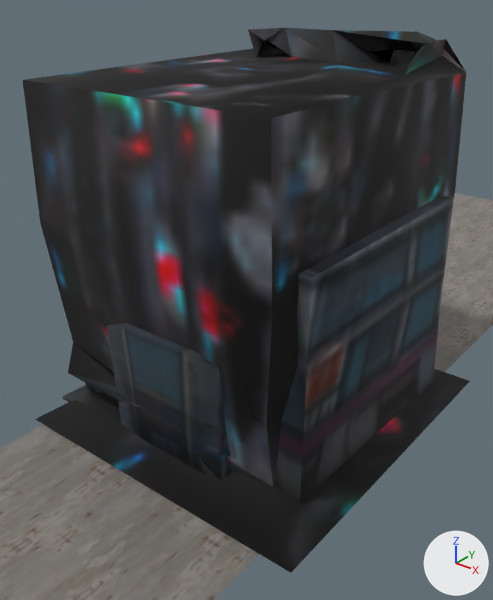
Two versions of the glTF model src/assets/Props.glb, one commit apart.
One viewpoint serves both versions: a 50 mm lens placed at (13.71, -18.21, 15.03), pointed at (0.27, -1.4, 4.61). The lights are fixed; the arrows at lower right show +X, +Y and +Z. Where no turn or scale is listed for an object, it has been applied to the vertices.

Names of what the first picture shows: 'GroundRoad', 'building', 'building.001', 'building.004'.
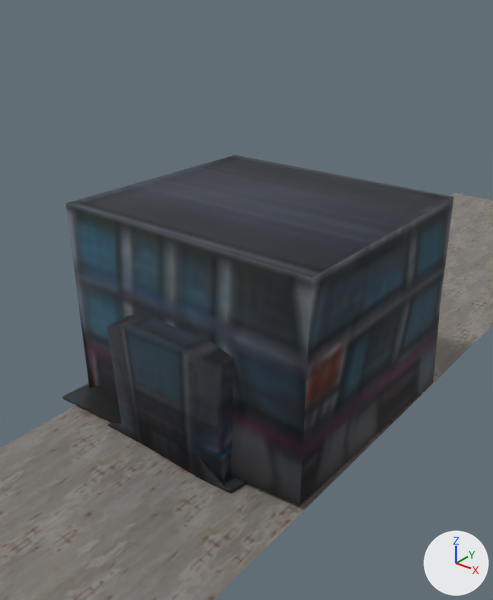
The edits, one by one:
Object 'building.004' (ob_building_004) is deleted.

Changed parts and their boxes [x1, y1, x2, y2] in the pictures (493 x 600 px):
'building.004', deleted (black): before [23, 28, 470, 573]
'building', unchanged, uncovered by the edit: before [62, 195, 454, 504]; after [62, 155, 454, 506]
